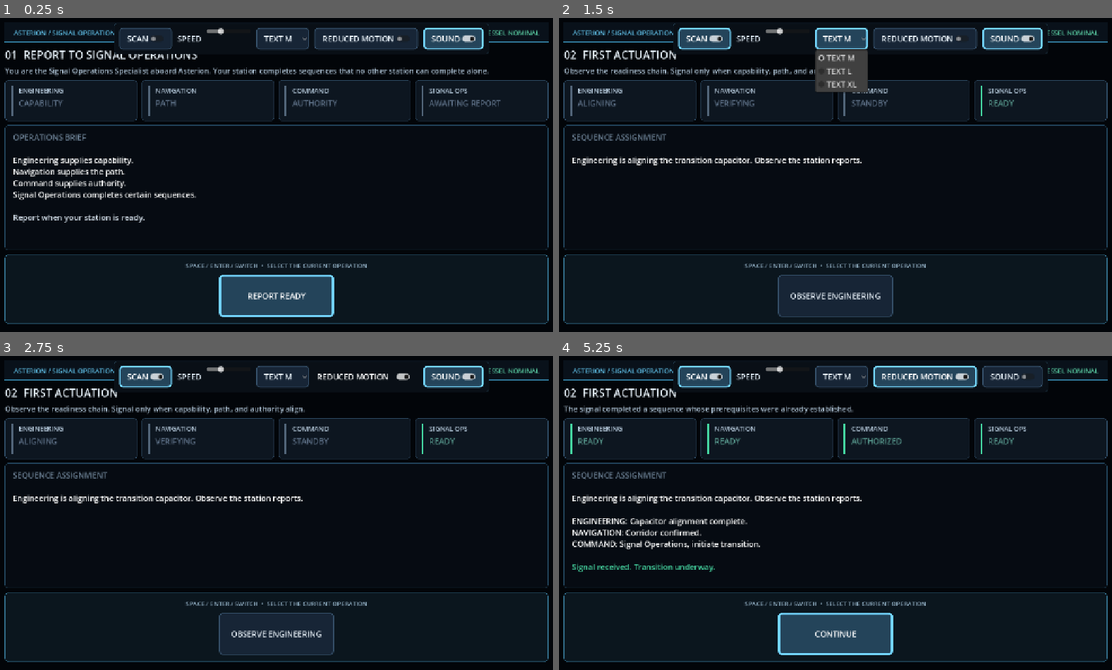
Above: before the commit, frames 1-4 (two rows, left to right).
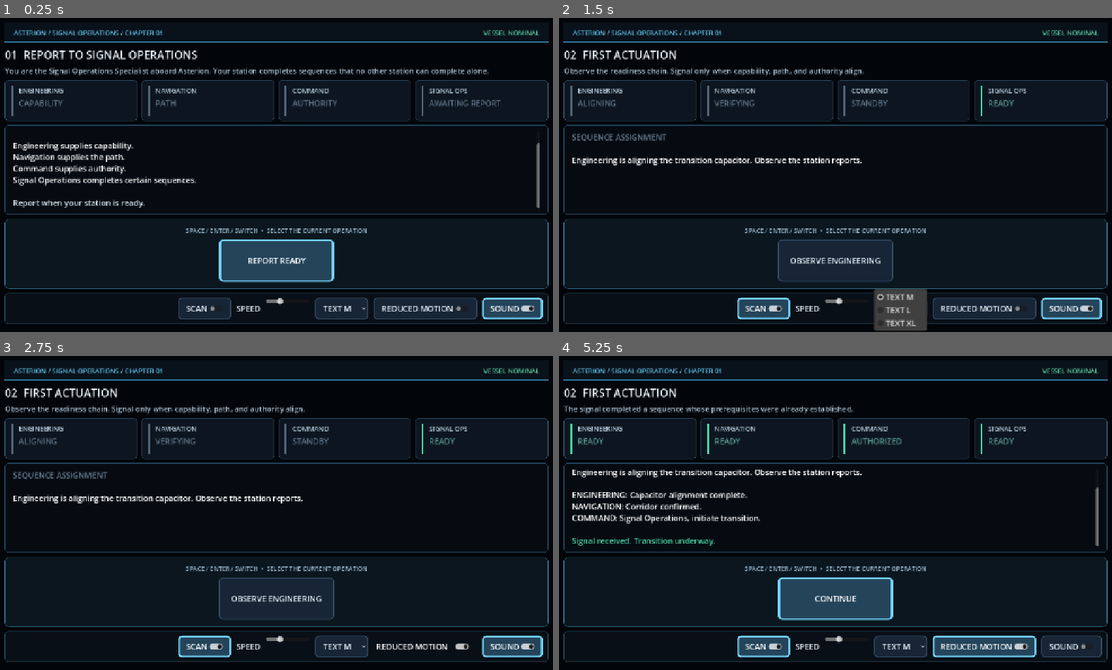
Above: after the commit, the same moments.

Repository: bestpolity-llc/rift-signal
Game: Godot game, scene res://Main.tscn
Same seed, same stepped clock (60 frames per second), same inputs: the game is played once before the commit and once after it.
Inputs:
- Up to frame 1 (0.25 s): no input
- Up to frame 2 (1.5 s): click "SCAN" at 0.5 s; click "TEXT M" at 1.25 s
- Up to frame 3 (2.75 s): click "REDUCED MOTION" at 2 s
- Up to frame 4 (5.25 s): click "SOUND" at 2.75 s; click "OBSERVE NAVIGATION" at 3.5 s; click "AWAIT COMMAND" at 4.25 s; click "ACTUATE" at 5 s

The runs differ from the first frame. In frame 1, 15% of the frame differs, in the area x 0-100%, y 1-98%; in frame 2, 13%; in frame 3, 9.2%; in frame 4, 16%.

Commit message:
[verified] Fix responsive accessibility controls

Diff:
--- a/Main.tscn
+++ b/Main.tscn
@@ -192,33 +192,26 @@
 theme_override_constants/separation = 16
 alignment = 1
 
-[node name="Accessibility" type="PanelContainer" parent="."]
-layout_mode = 1
-anchors_preset = 1
-anchor_left = 1.0
-anchor_right = 1.0
-offset_left = -698.0
-offset_top = 20.0
-offset_right = -158.0
-offset_bottom = 74.0
-grow_horizontal = 0
+[node name="Accessibility" type="PanelContainer" parent="Margin/Content"]
+layout_mode = 2
 theme_override_styles/panel = SubResource("AccessStyle")
 
-[node name="Controls" type="HBoxContainer" parent="Accessibility"]
+[node name="Controls" type="HBoxContainer" parent="Margin/Content/Accessibility"]
 layout_mode = 2
 theme_override_constants/separation = 12
-
-[node name="ScanToggle" type="CheckButton" parent="Accessibility/Controls"]
+alignment = 2
+
+[node name="ScanToggle" type="CheckButton" parent="Margin/Content/Accessibility/Controls"]
 unique_name_in_owner = true
 layout_mode = 2
 text = "SCAN"
 
-[node name="SpeedLabel" type="Label" parent="Accessibility/Controls"]
+[node name="SpeedLabel" type="Label" parent="Margin/Content/Accessibility/Controls"]
 layout_mode = 2
 text = "SPEED"
 vertical_alignment = 1
 
-[node name="ScanSpeed" type="HSlider" parent="Accessibility/Controls"]
+[node name="ScanSpeed" type="HSlider" parent="Margin/Content/Accessibility/Controls"]
 unique_name_in_owner = true
 custom_minimum_size = Vector2(100, 0)
 layout_mode = 2
@@ -227,7 +220,7 @@
 step = 0.1
 value = 2.0
 
-[node name="TextSize" type="OptionButton" parent="Accessibility/Controls"]
+[node name="TextSize" type="OptionButton" parent="Margin/Content/Accessibility/Controls"]
 unique_name_in_owner = true
 layout_mode = 2
 item_count = 3
@@ -239,12 +232,12 @@
 popup/item_2/text = "TEXT XL"
 popup/item_2/id = 2
 
-[node name="ReducedMotion" type="CheckButton" parent="Accessibility/Controls"]
+[node name="ReducedMotion" type="CheckButton" parent="Margin/Content/Accessibility/Controls"]
 unique_name_in_owner = true
 layout_mode = 2
 text = "REDUCED MOTION"
 
-[node name="SoundToggle" type="CheckButton" parent="Accessibility/Controls"]
+[node name="SoundToggle" type="CheckButton" parent="Margin/Content/Accessibility/Controls"]
 unique_name_in_owner = true
 layout_mode = 2
 button_pressed = true
--- a/scripts/main.gd
+++ b/scripts/main.gd
@@ -196,7 +196,14 @@
     scan_controller.set_interval(value)
 
 func _on_text_size_selected(index: int) -> void:
-    theme.default_font_size = [16, 20, 24][index]
+    var scale := [1.0, 1.2, 1.4][index] as float
+    theme.default_font_size = roundi(18 * scale)
+    chapter_label.add_theme_font_size_override("font_size", roundi(15 * scale))
+    mission_title.add_theme_font_size_override("font_size", roundi(25 * scale))
+    briefing.add_theme_font_size_override("font_size", roundi(17 * scale))
+    for panel in station_row.get_children():
+        panel.get_node("Layout/Text/StationName").add_theme_font_size_override("font_size", roundi(15 * scale))
+        panel.get_node("Layout/Text/StationStatus").add_theme_font_size_override("font_size", roundi(18 * scale))
 
 func _apply_console_theme() -> void:
     var console_theme := Theme.new()
--- a/tests/test_baseline.gd
+++ b/tests/test_baseline.gd
@@ -22,9 +22,19 @@
         _expect(switch_area != null, "SwitchArea exists")
         if switch_area != null:
             _expect(switch_area.custom_minimum_size.y >= 150.0, "SwitchArea reserves permanent height")
-        _expect(main.get_node_or_null("Accessibility") is PanelContainer, "Accessibility panel exists")
+        var accessibility := main.get_node_or_null("Margin/Content/Accessibility") as PanelContainer
+        _expect(accessibility != null, "Accessibility panel participates in the main container layout")
         root.add_child(main)
         await process_frame
+        if accessibility != null and switch_area != null:
+            _expect(not accessibility.get_global_rect().intersects(switch_area.get_global_rect()), "Accessibility controls do not obscure SwitchArea")
+        var title := main.get_node("Margin/Content/MissionArea/MissionTitle") as Label
+        var original_title_size := title.get_theme_font_size("font_size")
+        main.get_node("Margin/Content/Accessibility/Controls/TextSize").select(2)
+        main._on_text_size_selected(2)
+        _expect(title.get_theme_font_size("font_size") > original_title_size, "Text-size control scales explicit typography")
+        var station_name := main.get_node("Margin/Content/StationRow").get_child(0).get_node("Layout/Text/StationName") as Label
+        _expect(station_name.get_theme_font_size("font_size") > 15, "Text-size control scales reusable station typography")
         var report_button := main.get_node("Margin/Content/SwitchArea/SwitchLayout/ActionRow").get_child(0) as Button
         _expect(report_button.text == "REPORT READY", "Scene 1 presents the readiness report")
         main.activate_switch_for_test()
